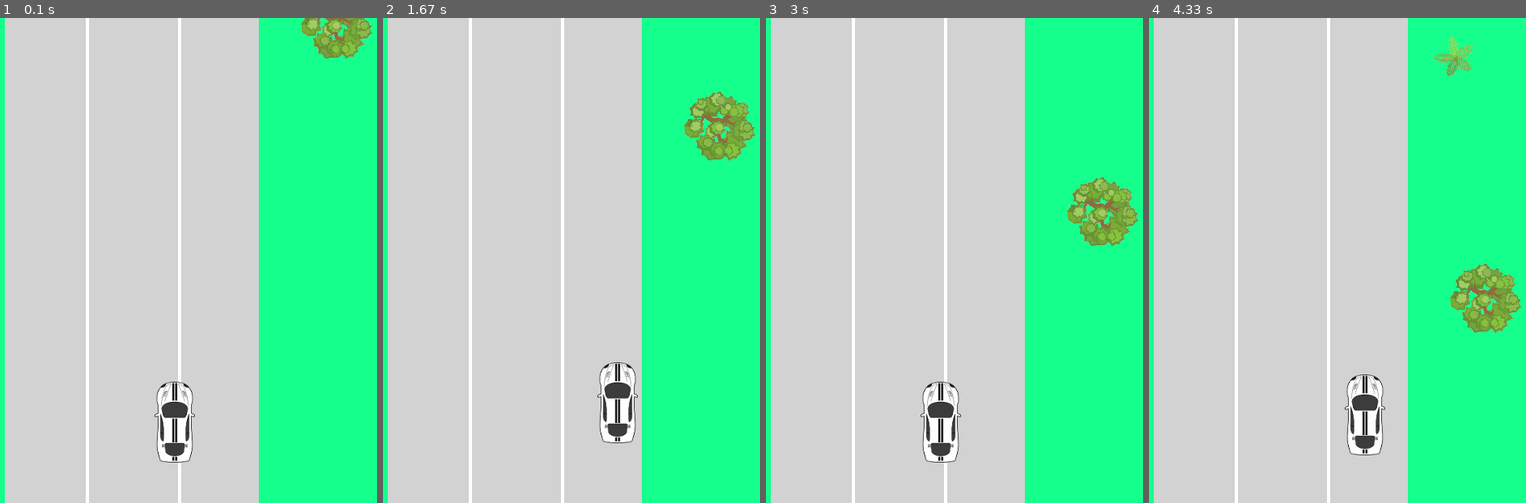
Above: before the commit, frames 1-4 (left to right).
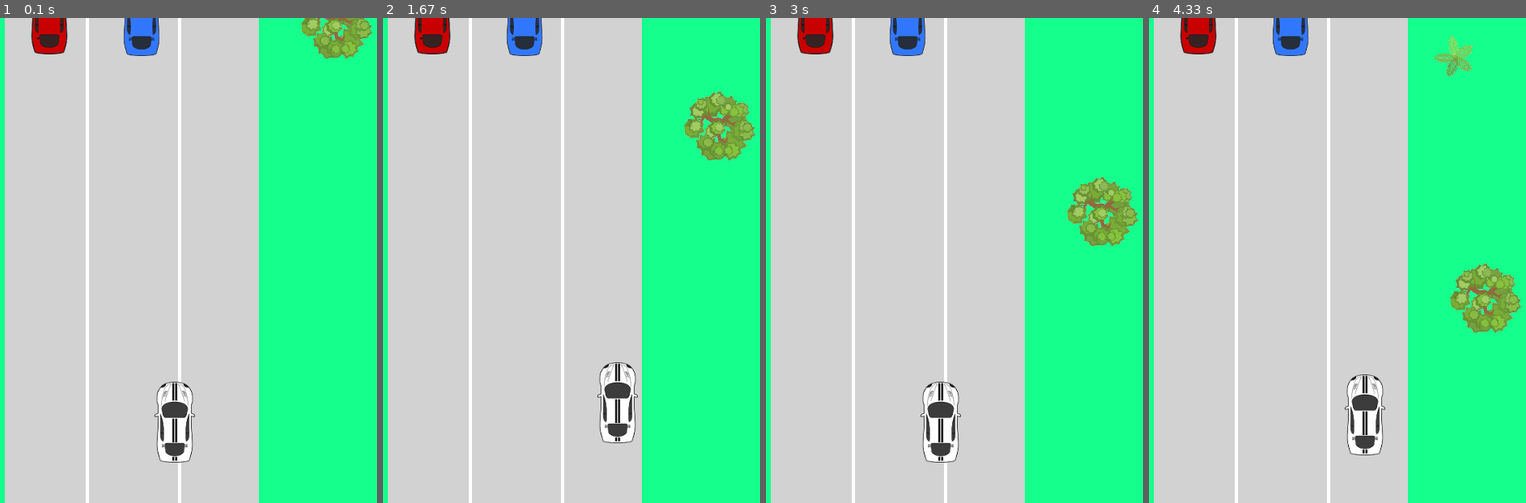
Above: after the commit, the same moments.

Repository: lucasbiel7/pygame
Game: pygame game, started from car_aluno.py
Same seed, same stepped clock (60 frames per second), same inputs: the game is played once before the commit and once after it.
Inputs:
- Up to frame 1 (0.1 s): no input
- Up to frame 2 (1.67 s): hold Right 0.33-0.8 s; hold Up 0.83-1.13 s; hold Right 1.17-1.63 s
- Up to frame 3 (3 s): hold Left 1.67-2.2 s; hold Down 2.23-2.53 s; hold Left 2.57-2.97 s
- Up to frame 4 (4.33 s): hold Up 3-3.37 s; hold Right 3.4-4.03 s; hold Down from 4.07 s (still down)

The runs differ from the first frame. In frame 1, 1.4% of the frame differs, in the area x 8-43%, y 0-8%; in frame 2, 1.4%; in frame 3, 1.4%; in frame 4, 1.4%.

Commit message:
Refatorando código para o padrão do python

Diff:
--- a/car_aluno.py
+++ b/car_aluno.py
@@ -66,13 +66,13 @@
 # define posicoes iniciais para os oponentes (não alterar)
 # Repare que a coordenada ``y'' é negativa. Isso permite
 # iniciar aos carrinhos em uma posição fora da tela.
-bloco1 = car_opponet_1.get_rect()
-bloco2 = car_opponet_2.get_rect()
-
-bloco1.center = (random.randint(70, 160), random.randint(-5, 0))
-bloco2.center = (random.randint(160, 290), random.randint(-5, 0))
-
-# [TODO] carregar a musica de fundo e deixá-la em execução
+oponente_1_rect = car_opponet_1.get_rect()
+oponente_2_rect = car_opponet_2.get_rect()
+
+oponente_1_rect.center = (random.randint(70, 160), random.randint(-5, 0))
+oponente_2_rect.center = (random.randint(160, 290), random.randint(-5, 0))
+
+# [DONE] carregar a musica de fundo e deixá-la em execução
 pygame.mixer.init();
 pygame.mixer.music.load('top-Gear-Soundtrack.mp3')
 
@@ -85,7 +85,7 @@
 #
 
 def captura_colisao_oponentes():
-    global bloco1, bloco2
+    global oponente_1_rect, oponente_2_rect
     """ [TODO] Detectar colisao entre os oponentes ('blocos'). Em caso de colisao,
         afastar um carrinho para o lado sem deixa-lo sair das pistas.
     """
@@ -101,7 +101,7 @@
 
 
 def reinicia_oponente():
-    global bloco1, bloco2, score
+    global oponente_1_rect, oponente_2_rect, score
     """
     [TODO] Se um oponente sai da tela, renicia-se a sua posicao aleatoriamente na tela
     """
@@ -110,7 +110,7 @@
 #
 # Desenha as áreas verdes
 #
-def desenharAreaVerde():
+def desenhar_area_verde():
     pygame.draw.rect(SCREEN, GREEN, (0, 0, FAIXAS[0][0], W_HEIGHT))
     pygame.draw.rect(SCREEN, GREEN, (FAIXAS[2][1], 0, W_WIDTH - FAIXAS[2][1], W_HEIGHT))
 
@@ -118,7 +118,7 @@
 #
 # Desenha as pistas dos carros
 #
-def desenharPistas():
+def desenhar_pistas():
     for pista in FAIXAS:
         pygame.draw.rect(SCREEN, GREY, (pista[0], 0, pista[1] - pista[0], W_HEIGHT))
 
@@ -126,7 +126,7 @@
 #
 # Código para quando o usuário apertar no botão de fechar quitar do jogo
 #
-def handleQuitGame():
+def handle_quit_game():
     # A musica deve ser finalizada antes do fechamento do jogo.
     for event in pygame.event.get():
         if event.type == pygame.QUIT:
@@ -135,7 +135,7 @@
             sys.exit(0)
 
 
-def buildTreeScenario():
+def build_tree_scenario():
     global t1, t2
     trees_images_rect[t1].move_ip(0, 1)
     trees_images_rect[t2].move_ip(0, 1)
@@ -151,47 +151,56 @@
 
 
 # CODIGO PRINCIPAL
-def buildCar():
+def build_car():
     SCREEN.blit(car, car_rect)
 
 
+#
+# Controles do carro do usuário com validações para ele não sair da tela
+#
 def buildCarControls():
     x = 0
     y = 0
     if pygame.key.get_focused():
         key = pygame.key.get_pressed()
-        widthHalf = car_rect.width / 2
-        heightHalf = car_rect.height / 2
-        if key[pygame.K_UP] and car_rect.centery - 1 - heightHalf > 0:
+        half_width = car_rect.width / 2
+        half_height = car_rect.height / 2
+        if key[pygame.K_UP] and car_rect.centery - 1 - half_height > 0:
             y -= 1
-        if key[pygame.K_DOWN] and car_rect.centery - 1 + heightHalf < W_HEIGHT:
+        if key[pygame.K_DOWN] and car_rect.centery - 1 + half_height < W_HEIGHT:
             y += 1
-        if key[pygame.K_LEFT] and (car_rect.centerx - 1 - widthHalf) > FAIXAS[0][0]:
+        if key[pygame.K_LEFT] and (car_rect.centerx - 1 - half_width) > FAIXAS[0][0]:
             x -= 1
-        if key[pygame.K_RIGHT] and (car_rect.centerx + 1 + widthHalf) < FAIXAS[2][1]:
+        if key[pygame.K_RIGHT] and (car_rect.centerx + 1 + half_width) < FAIXAS[2][1]:
             x += 1
     car_rect.move_ip(x, y)
 
 
 def buildScenario():
     pygame.draw.rect(SCREEN, WHITE, (0, 0, W_WIDTH, W_HEIGHT))
-    desenharAreaVerde()
-    desenharPistas()
+    desenhar_area_verde()
+    desenhar_pistas()
+
+
+def build_opponents():
+    SCREEN.blit(car_opponet_1, oponente_1_rect)
+    SCREEN.blit(car_opponet_2, oponente_2_rect)
 
 
 while True:
     # [DONE] Capturar o evento de fechar o jogo na interface.
-    handleQuitGame()
+    handle_quit_game()
     # [DONE] desenhar a imagem de fundo. Utilize os valores numéricos da tela e das pistas.
     buildScenario()
     # [DONE mover as arvores em 1 pixel. Reposicionar quando as arvores saem da Interface.
-    buildTreeScenario()
+    build_tree_scenario()
     # [DONE] Capturar uma tecla pressionada para mover o carrinho. Usar as teclas
     buildCarControls()
 
-    buildCar()
-
-    # # [TODO] mover os carrinhos oponentes
+    build_car()
+
+    # [TODO] mover os carrinhos oponentes
+    build_opponents()
     #
     #
     # # [TODO] detectar colisão
@@ -216,7 +225,6 @@
     # text_surf_p = font_score.render(str(score), True, BLACK)
     # SCREEN.blit(text_surf_p, (W_WIDTH-100, 20))
     #
-    # SCREEN.blit(car_opponet_1, bloco1)
-    # SCREEN.blit(car_opponet_2, bloco2)
+
     pygame.display.update()
     clock.tick(FPS)
